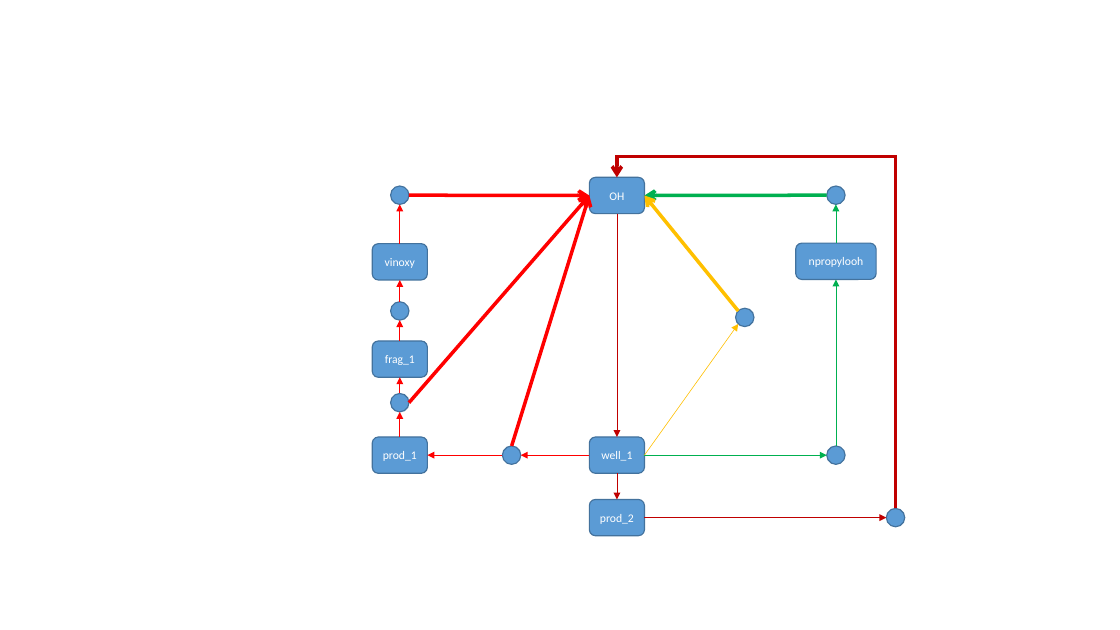
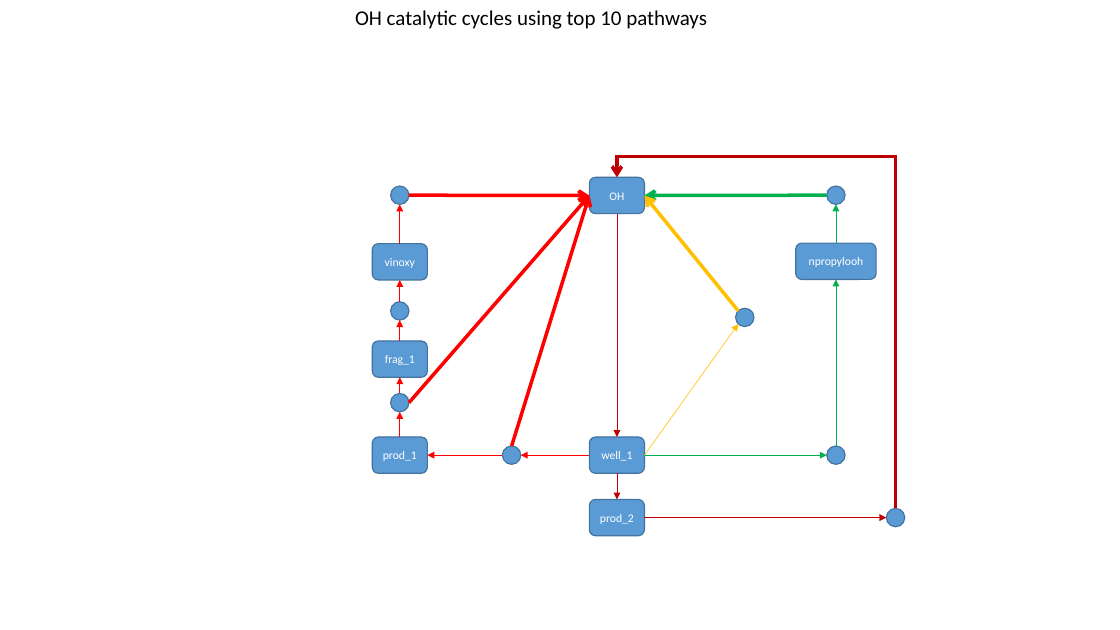
Before and after one commit to AdamPI314/Catalytic-Cycle, a slide deck: slide 12 of theory/figures/n_propane_figures.pptx. Drawn at 1120x630 pixels with LibreOffice and Linux fonts; fonts in the diff are those of the drawing. Boxes give left, top, right and bottom in pixels: in the first picture for what was removed or moved away, otherwise in the second. Text is boxed around its words. In the diff, an @@ line names an element or a change of style, - is before the commit and + after.

```diff
--- a/theory/figures/n_propane_figures.pptx
+++ b/theory/figures/n_propane_figures.pptx
@@ text added at [355,10,707,29], 18 pt, text #000000 @@
+OH catalytic cycles using top 10 pathways
```
Also in this commit, not shown: 4 other slides changed, 3 other files.
